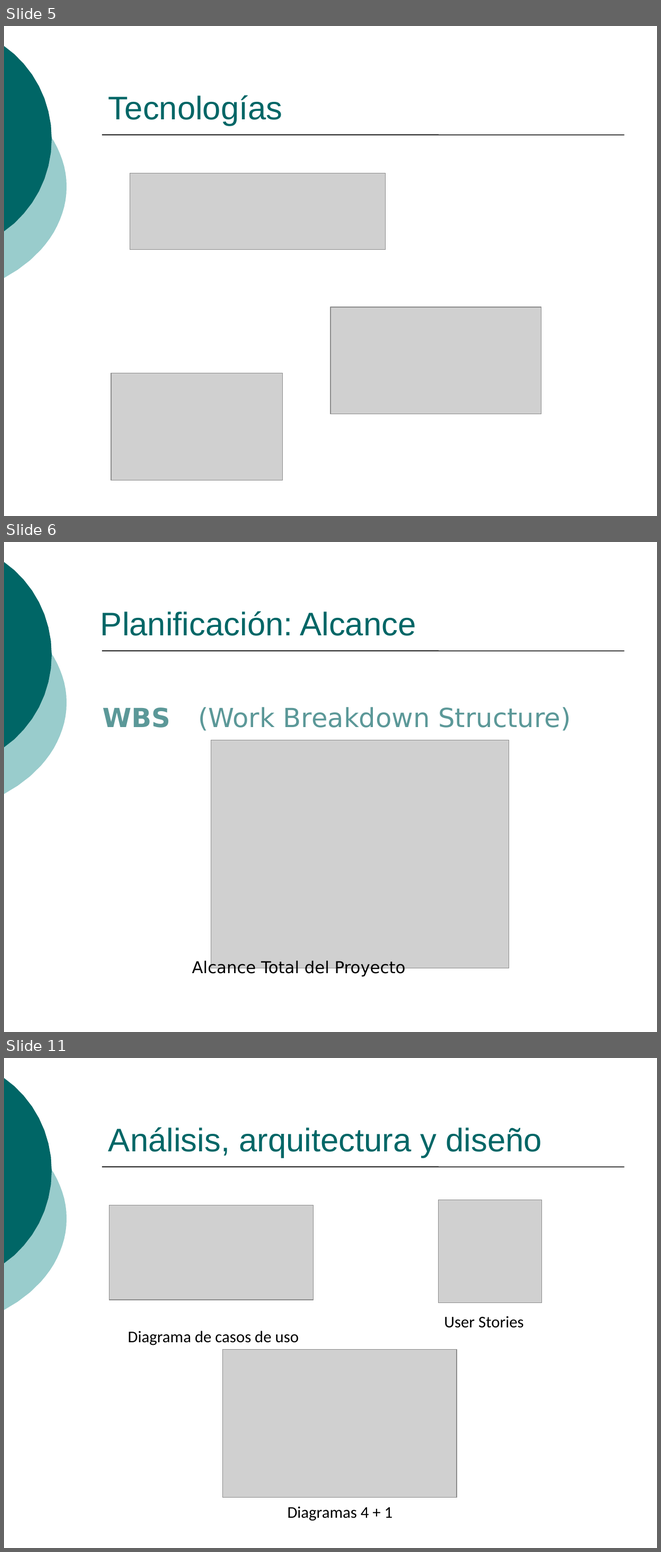
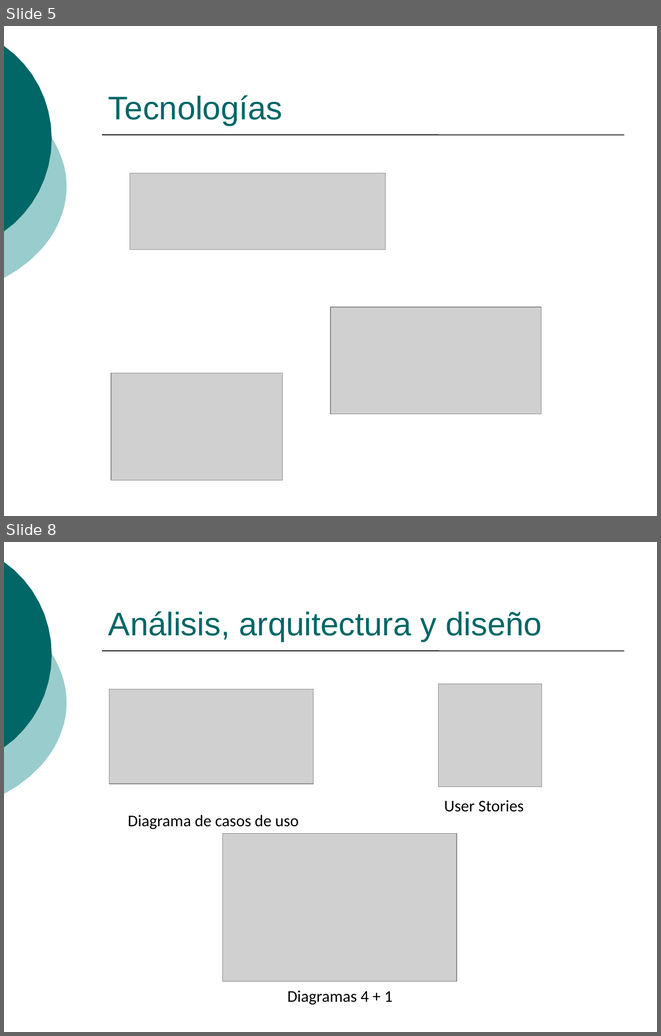
Before and after one commit to ingevy/taller-desarrollo-proyectos-ii-2do-2010, a slide deck: doc/presentaciones/Presentación inicial.ppt. Shown one above the other, each under a label of ours: slides 5, 6 and 11 before the commit, slides 5 and 8 after it; the slides between them are not shown. The pictures are 661x1552 and 661x1036 pixels, drawn with LibreOffice and Linux fonts; fonts in the diff are those of the drawing; grey boxes stand for pictures. Boxes give left, top, right and bottom in pixels: in the first picture for what was removed or moved away, otherwise in the second. Text is boxed around its words. In the diff, an @@ line names an element or a change of style, - is before the commit and + after.

Commit message:
Adaptación sección Planificación (en menos diapositivas)

```diff
--- a/doc/presentaciones/Presentación inicial.ppt
+++ b/doc/presentaciones/Presentación inicial.ppt
@@ slide 6 removed at (x1=4, y1=542, x2=657, y2=1032), background #FFFFFF; not listed: 3 template elements that a slide beside it also shows @@
@@ title removed at (x1=100, y1=611, x2=416, y2=636) @@
-Planificación: Alcance
@@ text removed at (x1=103, y1=707, x2=571, y2=731) @@
-WBS (Work Breakdown Structure)
@@ picture removed at (x1=211, y1=740, x2=510, y2=968) @@
@@ text removed at (x1=192, y1=959, x2=406, y2=976) @@
-Alcance Total del Proyecto
@@ what was slide 11 is now slide 8 @@
```
Also in this commit, not shown: 1 slide changed, 1 slide added, 3 other slides removed.
